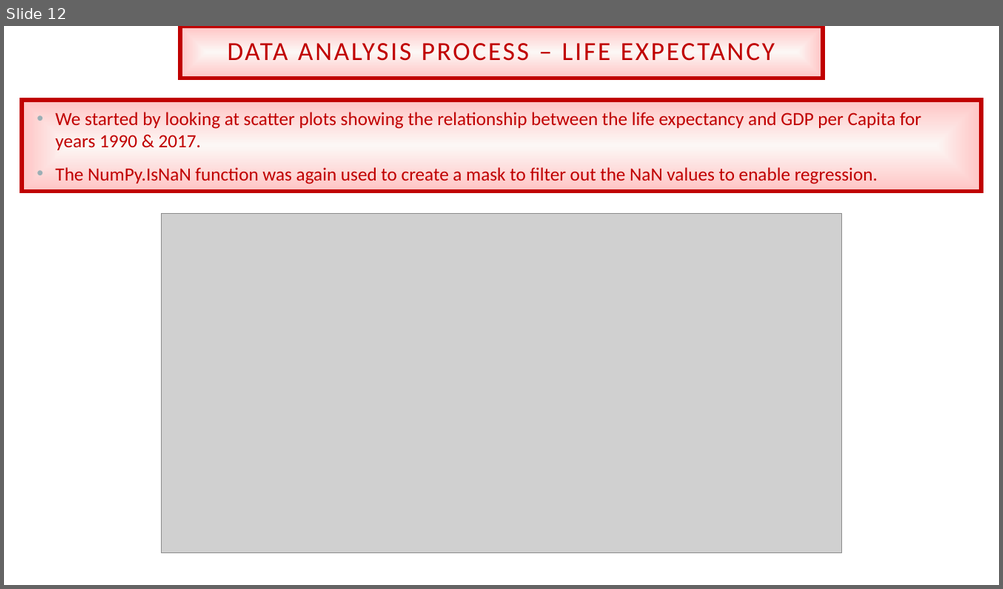
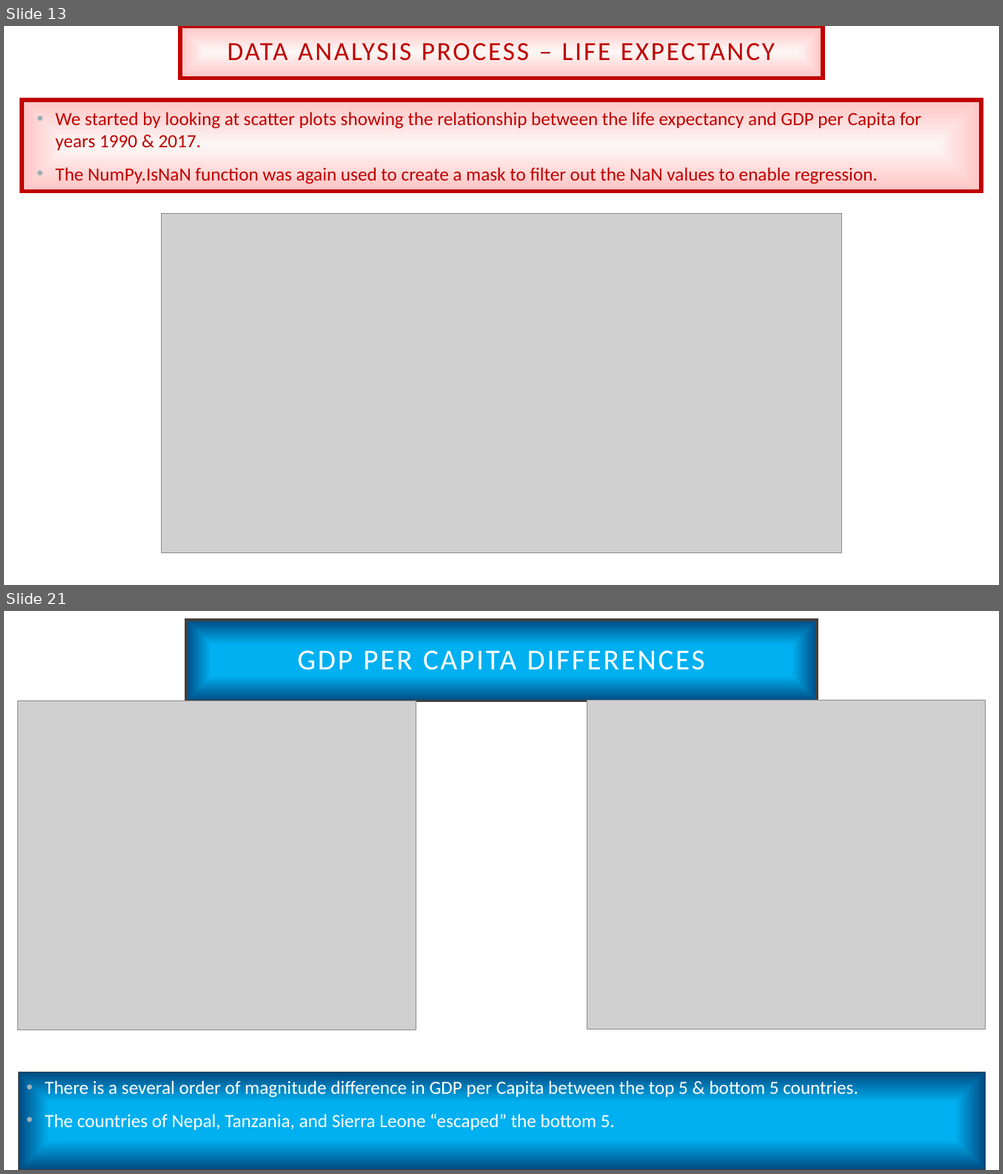
Before and after one commit to TVanEyck/Project1, a slide deck: Impacts of Trade on National Productivity and Well-Being.pptx. Shown one above the other, each under a label of ours: slide 12 before the commit, slides 13 and 21 after it; the slides between them are not shown. The pictures are 1003x589 and 1003x1174 pixels, drawn with LibreOffice and Linux fonts; fonts in the diff are those of the drawing; grey boxes stand for pictures; background and template pictures are left out. Boxes give left, top, right and bottom in pixels: in the first picture for what was removed or moved away, otherwise in the second. Text is boxed around its words. In the diff, an @@ line names an element or a change of style, - is before the commit and + after.

```diff
--- a/Impacts of Trade on National Productivity and Well-Being.pptx
+++ b/Impacts of Trade on National Productivity and Well-Being.pptx
@@ slide 21 added at box(4, 611, 999, 1170), background picture (left out) @@
@@ title added at box(186, 620, 817, 701), fill gradient #00B0F0 to #004A82, outline #404040 2.5 pt, 28 pt, text #FFFFFF @@
+GDP PER CAPITA DIFFERENCES
@@ picture added at box(18, 701, 416, 1031) @@
@@ picture added at box(586, 701, 984, 1031) @@
@@ text added at box(19, 1073, 985, 1170), fill gradient #00B0F0 to #004A82, outline #404040 0.75 pt, 18 pt, text #FFFFFF @@
+• There is a several order of magnitude difference in GDP per Capita between the top 5 & bottom 5 countries.
+• The countries of Nepal, Tanzania, and Sierra Leone “escaped” the bottom 5.
@@ what was slide 12 is now slide 13 @@
```
Also in this commit, not shown: 1 slide changed, 9 other slides added, 4 other files.
